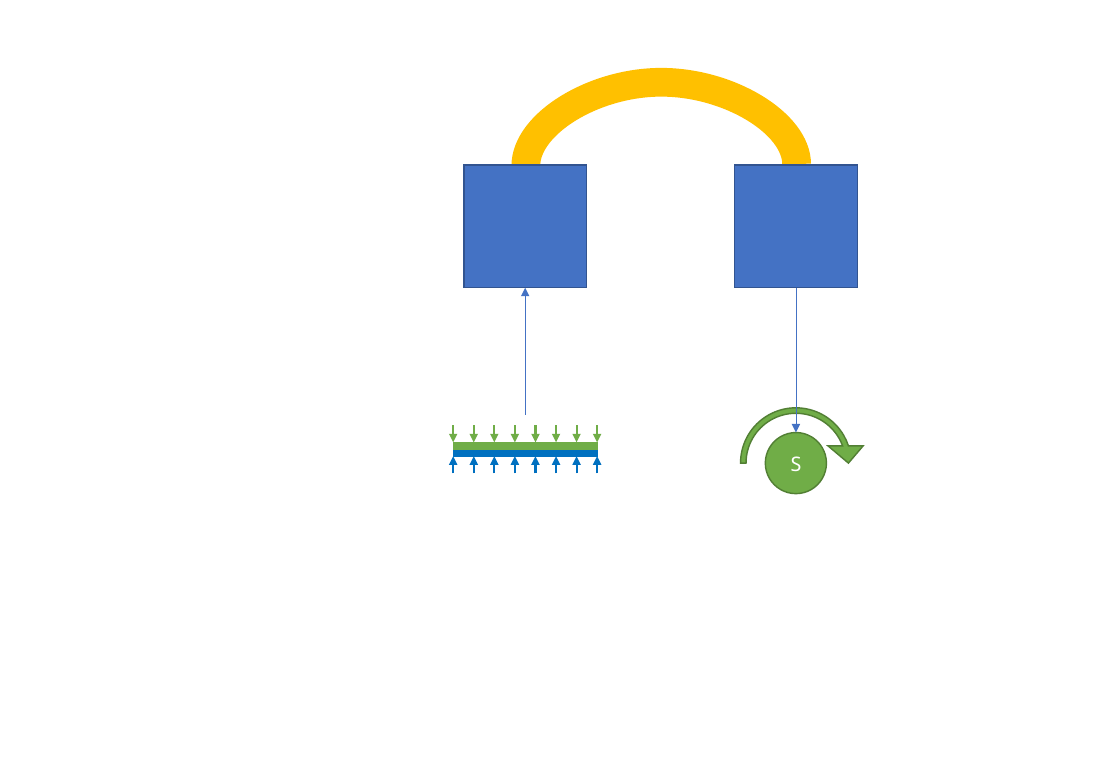
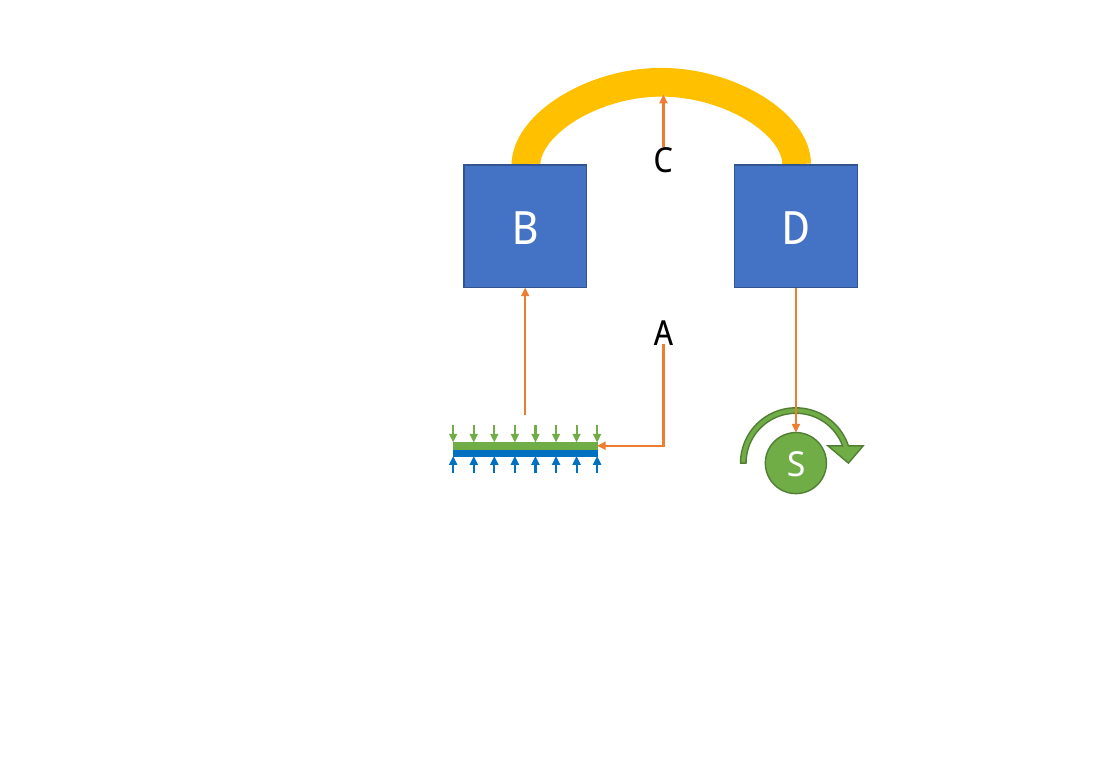
Before and after one commit to samuelwilliams413/METR4901, a slide deck: slide 14 of Documentation/FuncDecomp.pptx (slide 12 before the commit). Drawn at 1120x775 pixels with LibreOffice and Linux fonts; fonts in the diff are those of the drawing. Boxes give left, top, right and bottom in pixels: in the first picture for what was removed or moved away, otherwise in the second. Text is boxed around its words. In the diff, an @@ line names an element or a change of style, - is before the commit and + after.

```diff
--- a/Documentation/FuncDecomp.pptx
+++ b/Documentation/FuncDecomp.pptx
@@ group added at bbox=[598, 95, 692, 446]: 2 rounded rectangles, 1 elbow arrow, 1 arrow @@
+A
+C
@@ text in rectangle at bbox=[511, 211, 539, 244]: text added @@
+B
@@ text in rectangle at bbox=[782, 211, 810, 244]: text added @@
+D
@@ arrow (525, 416) - (525, 287): stroke #4472C4 0.5 pt to #ED7D31 1.5 pt @@
@@ arrow (796, 287) - (796, 433): stroke #4472C4 0.5 pt to #ED7D31 1.5 pt @@
@@ ellipse "S" at bbox=[765, 433, 826, 494]: size 14 to 24 pt @@
```
Also in this commit, not shown: 2 slides added, 6 other files.
